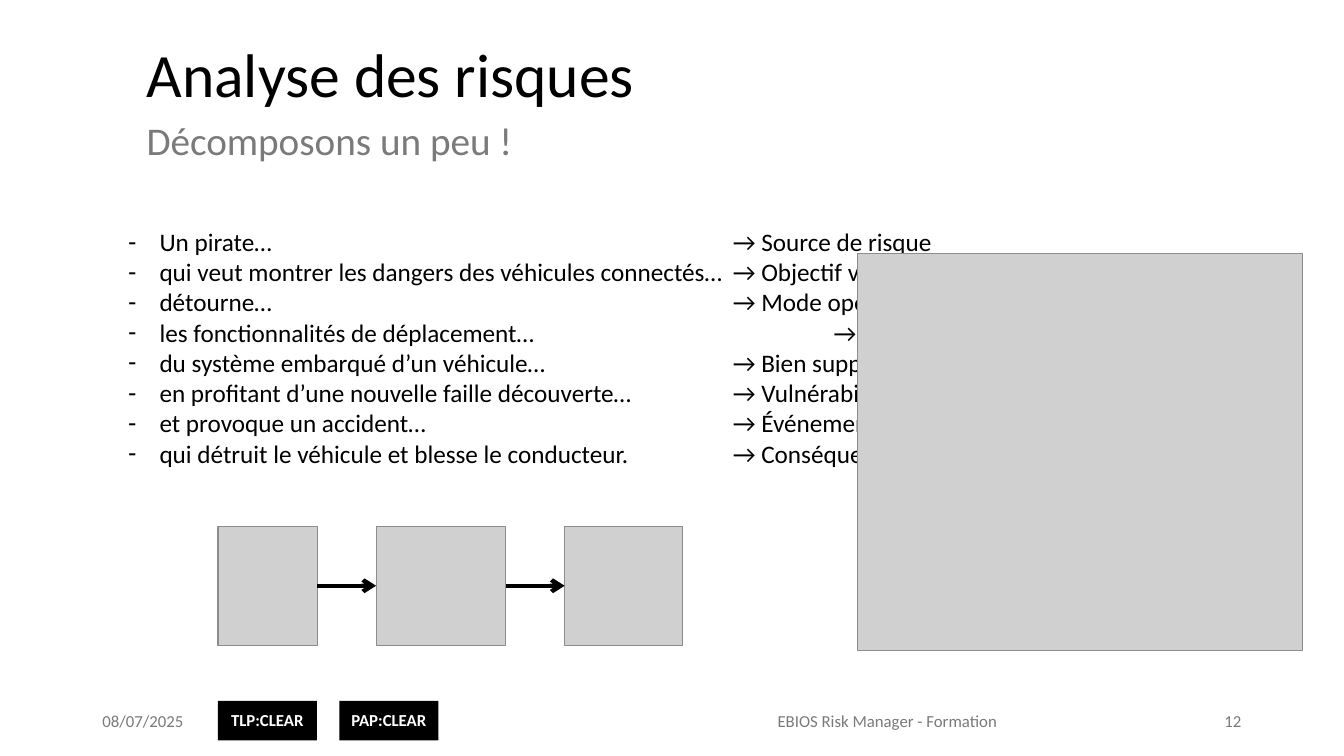
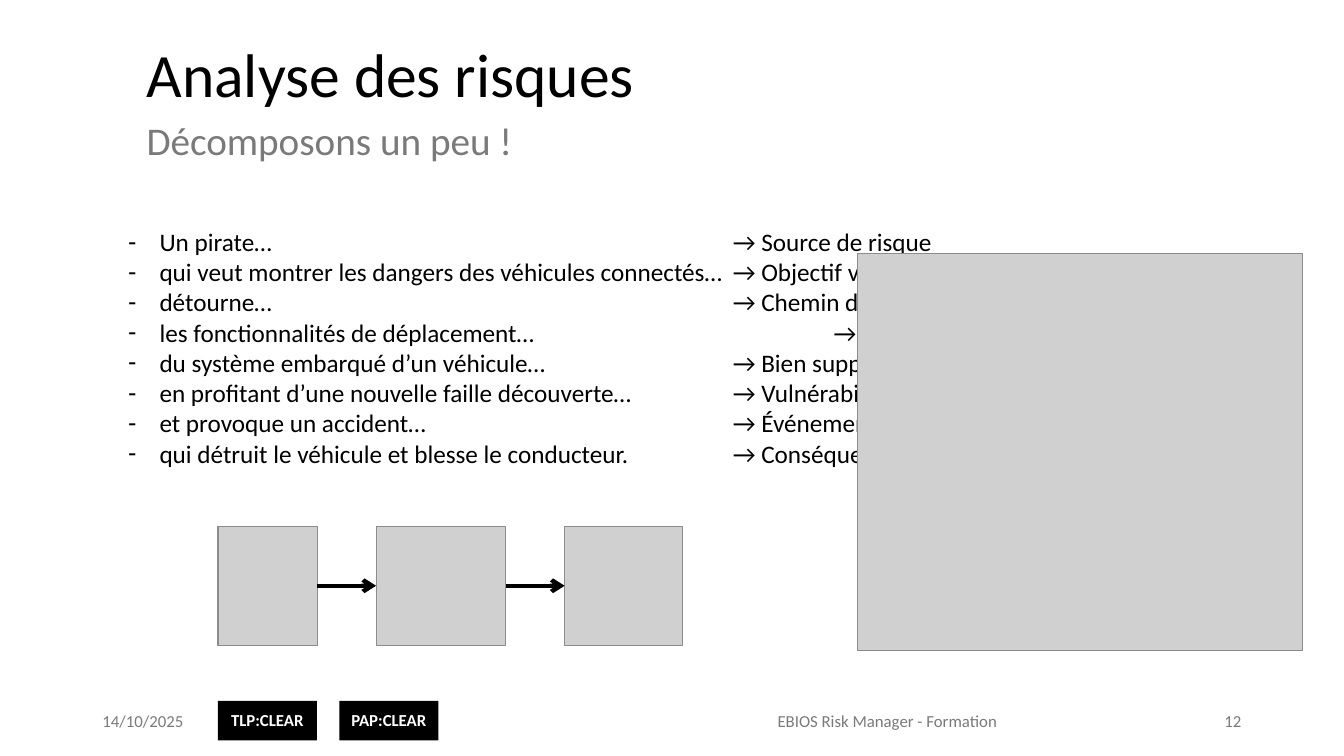
Before and after one commit to matthieu-grall/ebios_formation, a slide deck: slide 12 of EBIOS Risk Manager - Formation - Présentation.pptx. Drawn at 1344x756 pixels with LibreOffice and Linux fonts; fonts in the diff are those of the drawing; grey boxes stand for pictures; background and template pictures are left out. Boxes give left, top, right and bottom in pixels: in the first picture for what was removed or moved away, otherwise in the second. Text is boxed around its words. In the diff, an @@ line names an element or a change of style, - is before the commit and + after.

```diff
--- a/EBIOS Risk Manager - Formation - Présentation.pptx
+++ b/EBIOS Risk Manager - Formation - Présentation.pptx
@@ text at (x1=160, y1=291, x2=941, y2=318): text changed @@
-  – détourne… → Mode opératoire
+  – détourne… → Chemin d’attaque
@@ text at (x1=102, y1=715, x2=183, y2=728): text changed @@
-08/07/2025
+14/10/2025
```
Also in this commit, not shown: 158 other slides changed, 1 other file.
